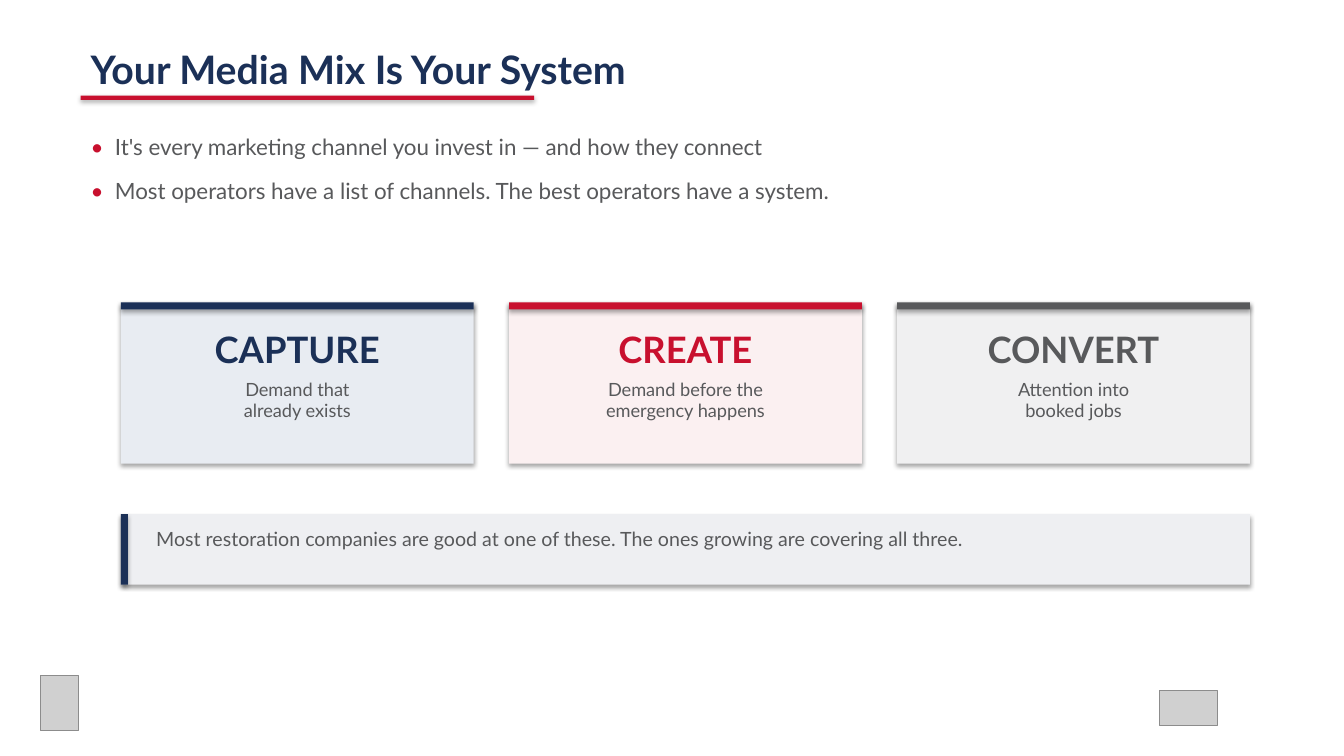
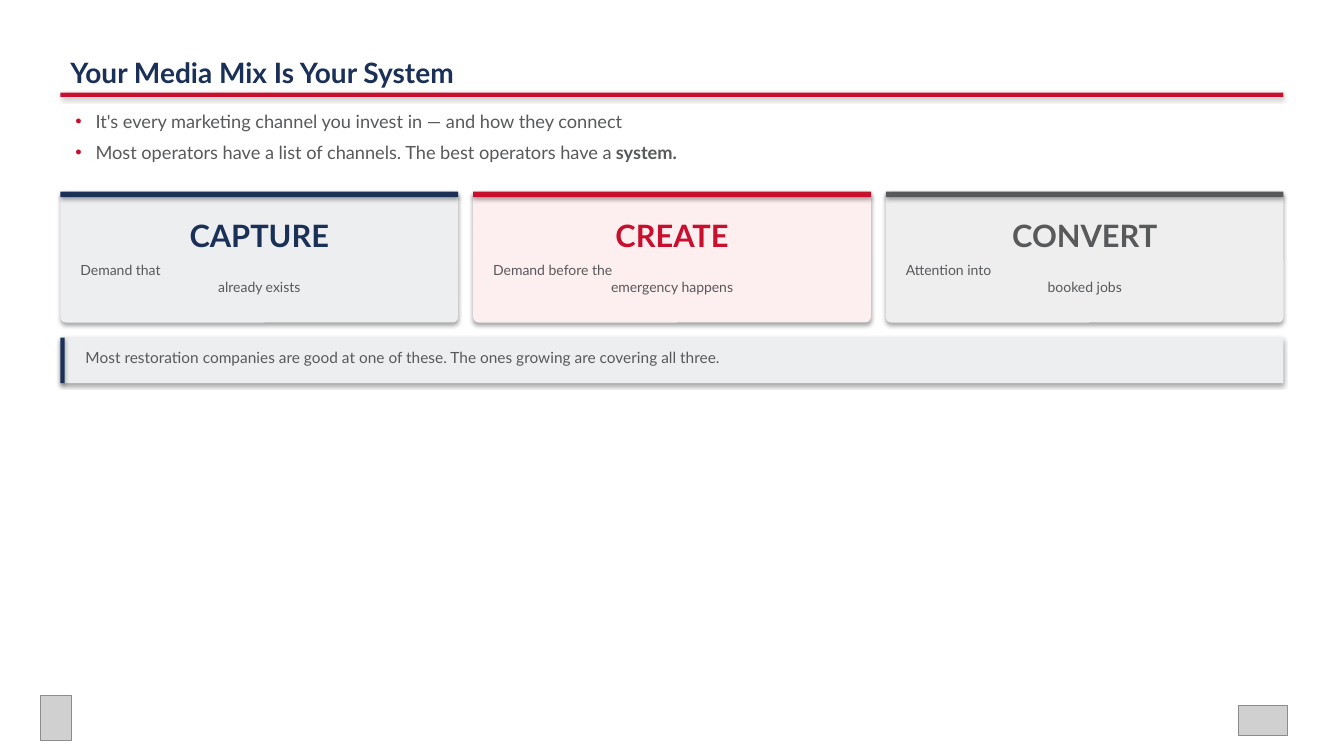
Before and after one commit to zach0589/rainbow-conference-2026, a slide deck: slide 3 of Rainbow_Conference_2026_Media_Mix.pptx. Drawn at 1344x756 pixels with LibreOffice and Linux fonts; fonts in the diff are those of the drawing; grey boxes stand for pictures. Boxes give left, top, right and bottom in pixels: in the first picture for what was removed or moved away, otherwise in the second. Text is boxed around its words. In the diff, an @@ line names an element or a change of style, - is before the commit and + after.

```diff
--- a/Rainbow_Conference_2026_Media_Mix.pptx
+++ b/Rainbow_Conference_2026_Media_Mix.pptx
@@ text "Your Media Mix Is Your ...": place and size @@
-text "Your Media Mix Is Your ..." at [91,55,626,91]
+text "Your Media Mix Is Your ..." at [70,62,453,88]
@@ text "Your Media Mix Is Your ..." at [70,62,453,88]: size 28 to 20 pt @@
@@ rectangle: place and size @@
-rectangle at [81,96,534,100]
+rectangle at [60,93,1284,97]
@@ text at [96,114,677,162]: text changed; size 16 to 13 pt @@
-• It's every marketing channel you invest in — and how they connect
-• Most operators have a list of channels. The best operators have a system.
+• It's every marketing channel you invest in — and how they connect
+• Most operators have a list of channels. The best operators have a system.
@@ rectangle: place and size @@
-rectangle at [121,302,474,310]
+rectangle at [60,192,458,198]
@@ rounded rectangle added at [60,192,458,323], fill #EDEEF0 @@
@@ rectangle: place and size @@
-rectangle at [509,302,862,310]
+rectangle at [473,192,870,198]
@@ rounded rectangle added at [473,192,870,323], fill #FDEEF0 @@
@@ rectangle: place and size @@
-rectangle at [897,302,1250,310]
+rectangle at [886,192,1284,198]
@@ rounded rectangle added at [886,192,1284,323], fill #EEEEEF @@
@@ size 26 to 22 pt in 3 elements at [1012,224,1157,247], [615,224,728,248], [190,224,329,248] @@
@@ text "CAPTURE": place and size @@
-text "CAPTURE" at [215,336,380,364]
+text "CAPTURE" at [190,224,329,248]
@@ text "CREATE": place and size @@
-text "CREATE" at [618,336,752,364]
+text "CREATE" at [615,224,728,248]
@@ text "CONVERT": place and size @@
-text "CONVERT" at [988,336,1160,363]
+text "CONVERT" at [1012,224,1157,247]
@@ size 13 to 10 pt in 3 elements at [906,265,1122,295], [493,264,734,295], [80,264,301,295] @@
@@ text "Demand that already exists": place and size @@
-text "Demand that already exists" at [244,382,351,420]
+text "Demand that already exists" at [80,264,301,295]
@@ text "Demand before the emergency happens": place and size @@
-text "Demand before the emergency happens" at [606,382,765,421]
+text "Demand before the emergency happens" at [493,264,734,295]
@@ text "Attention into booked jobs": place and size @@
-text "Attention into booked jobs" at [1018,382,1129,421]
+text "Attention into booked jobs" at [906,265,1122,295]
@@ rectangle removed at [121,302,474,464] @@
@@ rectangle removed at [509,302,862,464] @@
@@ rectangle removed at [897,302,1250,464] @@
@@ rectangle: place and size @@
-rectangle at [121,514,128,585]
+rectangle at [60,338,65,383]
@@ rectangle: place and size @@
-rectangle at [121,514,1250,585]
+rectangle at [60,338,1284,383]
@@ rectangle at [60,338,1284,383]: fill #EEEFF2 to #EDEEF0 @@
@@ text "Most restoration companies are good ...": place and size @@
-text "Most restoration companies are good ..." at [156,531,962,550]
+text "Most restoration companies are good ..." at [85,351,719,366]
@@ text "Most restoration companies are good ..." at [85,351,719,366]: size 14 to 11 pt @@
@@ picture: place and size @@
-picture at [40,676,79,731]
+picture at [40,696,72,741]
@@ picture: place and size @@
-picture at [1159,691,1218,726]
+picture at [1238,706,1288,736]
```
Also in this commit, not shown: 14 other slides changed, 1 other file.
